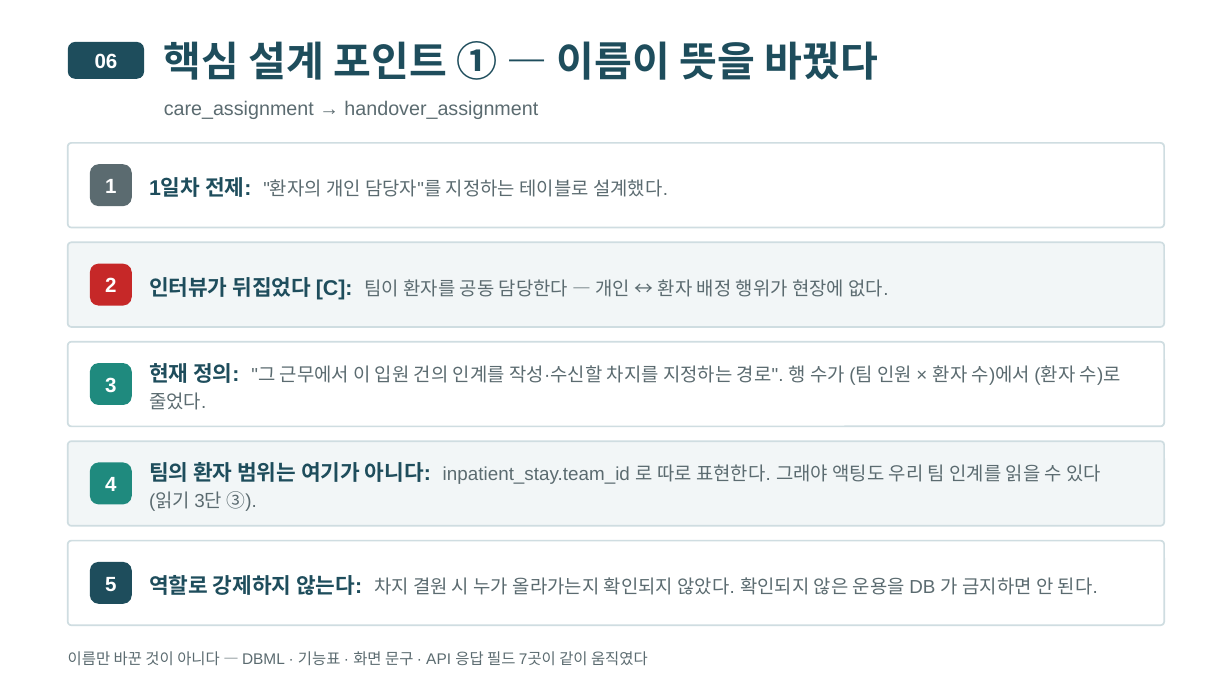
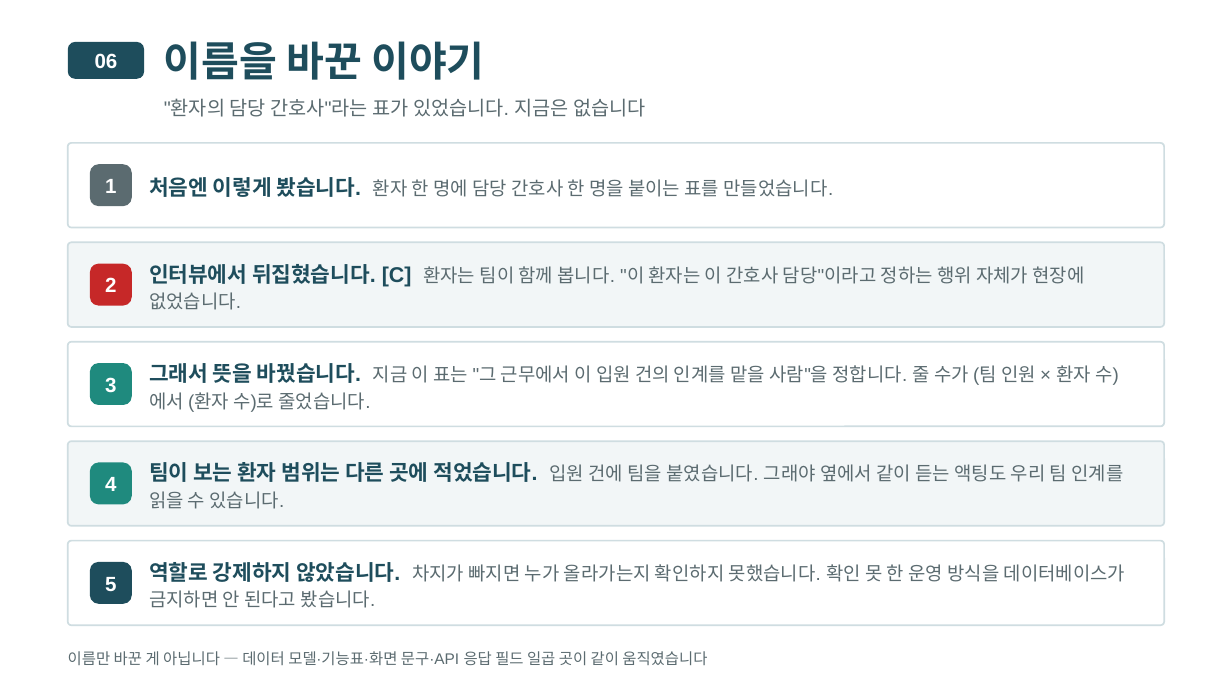
Before and after one commit to wodnjs2020136144/skala-webservice-mini, a slide deck: slide 26 of deliverables/10반_황재원_너와나의인계고리-개요.pptx (slide 21 before the commit). Drawn at 1232x693 pixels with LibreOffice and Linux fonts; fonts in the diff are those of the drawing. Boxes give left, top, right and bottom in pixels: in the first picture for what was removed or moved away, otherwise in the second. Text is boxed around its words. In the diff, an @@ line names an element or a change of style, - is before the commit and + after.

```diff
--- a/deliverables/10반_황재원_너와나의인계고리-개요.pptx
+++ b/deliverables/10반_황재원_너와나의인계고리-개요.pptx
@@ text at (164, 41, 484, 80): text changed @@
-핵심 설계 포인트 ① — 이름이 뜻을 바꿨다
+이름을 바꾼 이야기
@@ text at (164, 98, 646, 117): text changed @@
-care_assignment → handover_assignment
+"환자의 담당 간호사"라는 표가 있었습니다. 지금은 없습니다
@@ text at (149, 177, 833, 197): text changed @@
-1일차 전제: "환자의 개인 담당자"를 지정하는 테이블로 설계했다.
+처음엔 이렇게 봤습니다. 환자 한 명에 담당 간호사 한 명을 붙이는 표를 만들었습니다.
@@ text at (149, 264, 1085, 310): text changed @@
-인터뷰가 뒤집었다 [C]: 팀이 환자를 공동 담당한다 — 개인 ↔ 환자 배정 행위가 현장에 없다.
+인터뷰에서 뒤집혔습니다. [C] 환자는 팀이 함께 봅니다. "이 환자는 이 간호사 담당"이라고 정하는 행위 자체가 현장에 없었습니다.
@@ text at (149, 363, 1119, 412): text changed @@
-현재 정의: "그 근무에서 이 입원 건의 인계를 작성·수신할 차지를 지정하는 경로". 행 수가 (팀 인원 × 환자 수)에서 (환자 수)로 줄었다.
+그래서 뜻을 바꿨습니다. 지금 이 표는 "그 근무에서 이 입원 건의 인계를 맡을 사람"을 정합니다. 줄 수가 (팀 인원 × 환자 수)에서 (환자 수)로 줄었습니다.
@@ text at (149, 462, 1123, 509): text changed @@
-팀의 환자 범위는 여기가 아니다: inpatient_stay.team_id 로 따로 표현한다. 그래야 액팅도 우리 팀 인계를 읽을 수 있다(읽기 3단 ③).
+팀이 보는 환자 범위는 다른 곳에 적었습니다. 입원 건에 팀을 붙였습니다. 그래야 옆에서 같이 듣는 액팅도 우리 팀 인계를 읽을 수 있습니다.
@@ text at (149, 562, 1126, 608): text changed @@
-역할로 강제하지 않는다: 차지 결원 시 누가 올라가는지 확인되지 않았다. 확인되지 않은 운용을 DB 가 금지하면 안 된다.
+역할로 강제하지 않았습니다. 차지가 빠지면 누가 올라가는지 확인하지 못했습니다. 확인 못 한 운영 방식을 데이터베이스가 금지하면 안 된다고 봤습니다.
@@ text at (68, 651, 707, 665): text changed @@
-이름만 바꾼 것이 아니다 — DBML · 기능표 · 화면 문구 · API 응답 필드 7곳이 같이 움직였다
+이름만 바꾼 게 아닙니다 — 데이터 모델·기능표·화면 문구·API 응답 필드 일곱 곳이 같이 움직였습니다
```
Also in this commit, not shown: 23 other slides changed, 10 slides added, 4 slides removed, 29 other files.
